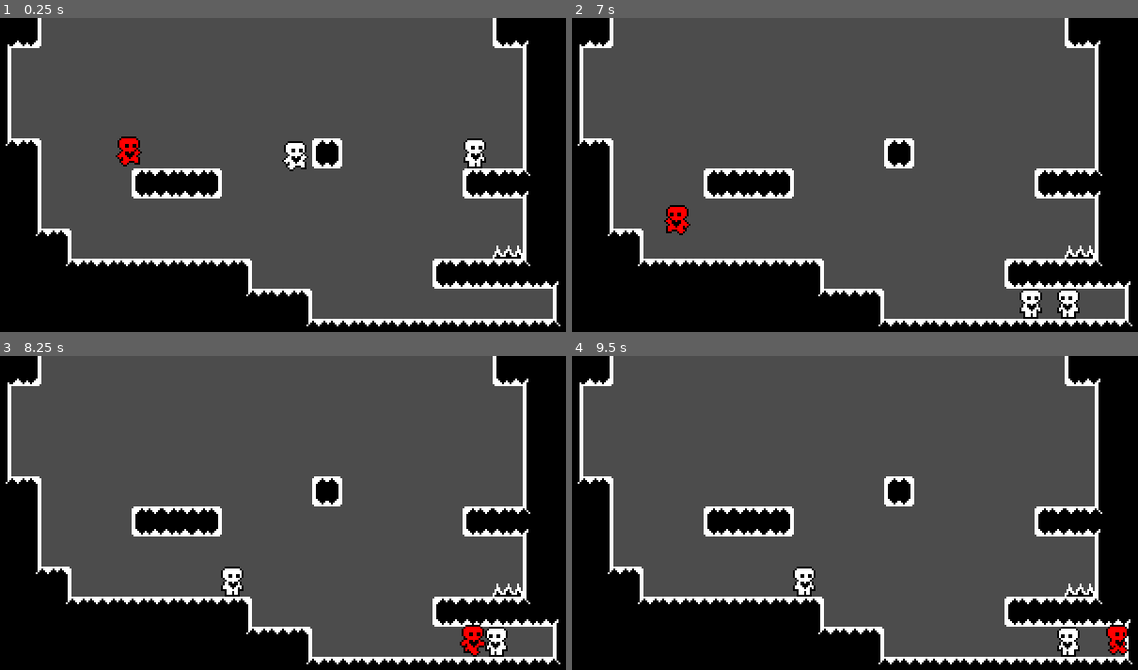
Above: before the commit, frames 1-4 (two rows, left to right).
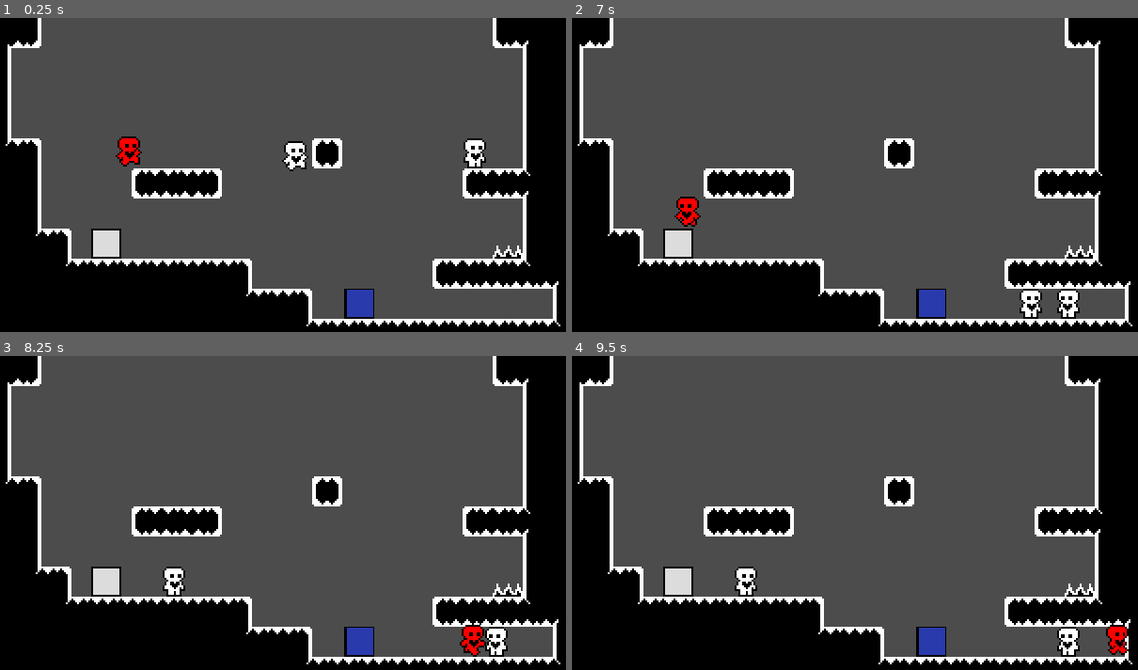
Above: after the commit, the same moments.

Repository: MarianZuska/stack-em-up
Game: Godot game, scene res://MarianPlayground.tscn
The game is run twice, just before and just after one commit, with the same random seed, the same clock (stepped at 60 frames per second) and the same inputs. This scene is started directly instead of the project's main scene.
Inputs:
- Up to frame 1 (0.25 s): no input
- Up to frame 2 (7 s): hold D (right) 0.53-2.03 s; tap E (merge_characters) at 0.6, 2.85, 5.1 s; tap W (up) at 0.77, 1.52, 3.02, 3.77, 4.52, 6.02, 6.77 s; tap Tab (swap_character) at 1.35, 3.6, 5.85 s; hold A (left) 2.03-2.78 s; tap Q (unmerge_characters) at 2.1, 4.35, 6.6 s; hold D (right) 2.78-4.28 s; hold A (left) 4.28-5.03 s; hold D (right) 5.03-5.78 s; hold A (left) from 5.78 s (still down)
- Up to frame 3 (8.25 s): release A (left) at 7.28 s; hold D (right) from 7.28 s (still down); tap E (merge_characters) at 7.35 s; tap W (up) at 7.52 s; tap Tab (swap_character) at 8.1 s
- Up to frame 4 (9.5 s): keep holding D (right); tap Q (unmerge_characters) at 8.85 s; tap W (up) at 9.02 s

The runs differ from the first frame. In frame 1, 1.0% of the frame differs, in the area x 16-67%, y 67-96%; in frame 2, 1.5%; in frame 3, 1.7%; in frame 4, 1.7%.

Commit message:
Added buttons and doors

Diff:
--- /dev/null
+++ b/Button.gd
@@ -0,0 +1,10 @@
+extends Area2D
+
+var isPressed = false
+
+func _physics_process(delta):
+	var bodies = get_overlapping_bodies()
+	isPressed = false
+	for body in bodies:
+		if body.name == "Player":
+			isPressed = true
--- /dev/null
+++ b/Button.tscn
@@ -0,0 +1,17 @@
+[gd_scene load_steps=4 format=2]
+
+[ext_resource path="res://Button.gd" type="Script" id=1]
+[ext_resource path="res://Tile16x16_0.png" type="Texture" id=2]
+
+[sub_resource type="RectangleShape2D" id=1]
+extents = Vector2( 8.02634, 8.02185 )
+
+[node name="Button" type="Area2D"]
+script = ExtResource( 1 )
+
+[node name="CollisionShape2D" type="CollisionShape2D" parent="."]
+shape = SubResource( 1 )
+
+[node name="Sprite" type="Sprite" parent="."]
+modulate = Color( 0.188235, 0.266667, 0.780392, 1 )
+texture = ExtResource( 2 )
--- /dev/null
+++ b/Door.gd
@@ -0,0 +1,14 @@
+extends StaticBody2D
+
+export(NodePath) var button
+
+onready var collisionShape = $CollisionShape2D
+onready var sprite = $Sprite
+
+func _process(delta):
+	if get_node(button).isPressed == true:
+		collisionShape.disabled = true
+		sprite.modulate = Color.transparent
+	else:
+		collisionShape.disabled = false
+		sprite.modulate = Color.white
--- /dev/null
+++ b/Door.tscn
@@ -0,0 +1,16 @@
+[gd_scene load_steps=4 format=2]
+
+[ext_resource path="res://Door.gd" type="Script" id=1]
+[ext_resource path="res://Tile16x16_0.png" type="Texture" id=2]
+
+[sub_resource type="RectangleShape2D" id=1]
+extents = Vector2( 8.00388, 8.06168 )
+
+[node name="Door" type="StaticBody2D"]
+script = ExtResource( 1 )
+
+[node name="CollisionShape2D" type="CollisionShape2D" parent="."]
+shape = SubResource( 1 )
+
+[node name="Sprite" type="Sprite" parent="."]
+texture = ExtResource( 2 )
--- a/MarianPlayground.tscn
+++ b/MarianPlayground.tscn
@@ -6,6 +6,8 @@
 [ext_resource path="res://SceneChanger.tscn" type="PackedScene" id=4]
 [ext_resource path="res://Spikes.png" type="Texture" id=5]
 [ext_resource path="res://Tileset.png" type="Texture" id=6]
+[ext_resource path="res://Button.tscn" type="PackedScene" id=7]
+[ext_resource path="res://Door.tscn" type="PackedScene" id=8]
 
 [sub_resource type="ConvexPolygonShape2D" id=1]
 points = PoolVector2Array( 0, 0, 16, 0, 16, 16, 0, 16 )
@@ -491,3 +493,10 @@
 
 [node name="Sprite" type="Sprite" parent="HurtArea"]
 texture = ExtResource( 5 )
+
+[node name="Button" parent="." instance=ExtResource( 7 )]
+position = Vector2( 201.25, 151.75 )
+
+[node name="Door" parent="." instance=ExtResource( 8 )]
+position = Vector2( 66.6238, 120 )
+button = NodePath("../Button")
Not shown: 1 places in MarianPlayground.tscn that only renumber resources
Binary file added: Tile16x16_0.png
Not shown, added: Tile16x16_0.png.import
